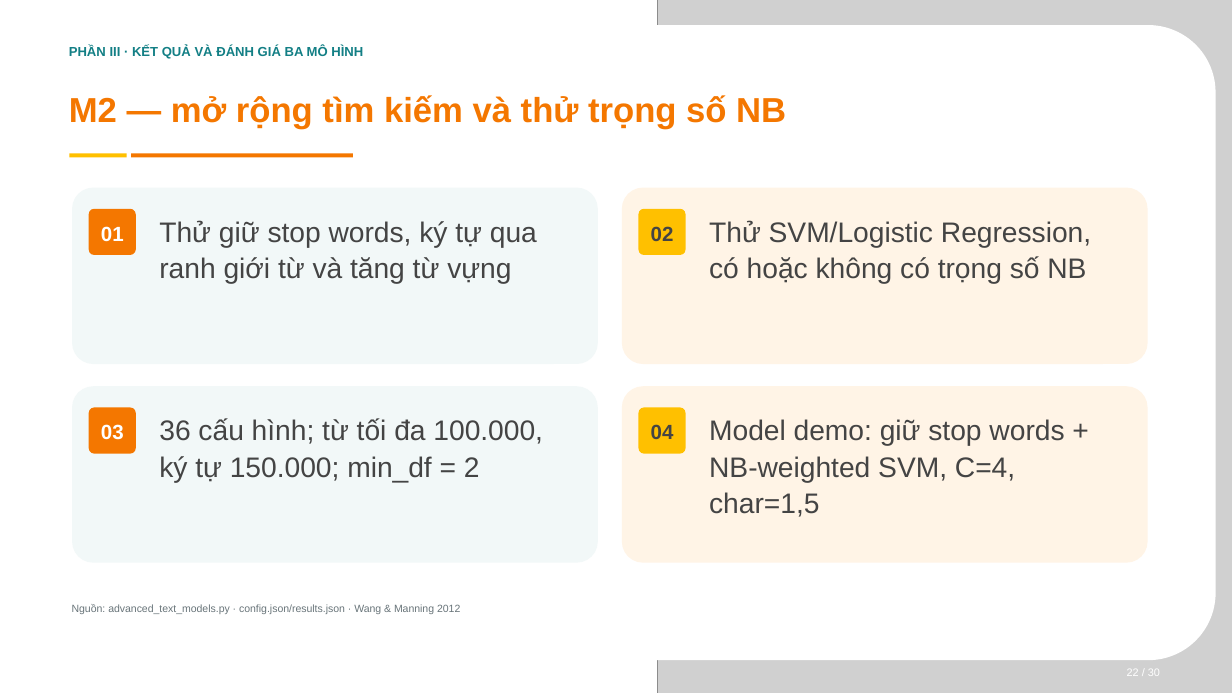
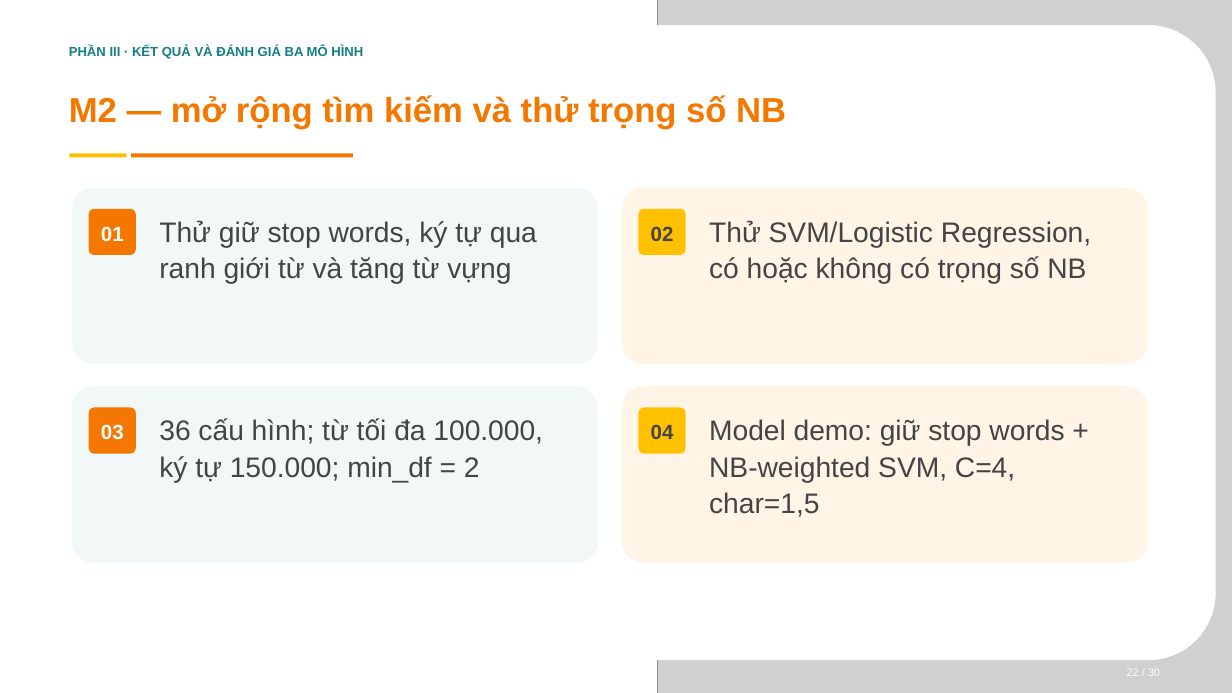
Before and after one commit to phat230/LAB_AT_BMHTTT, a slide deck: slide 13 of LAB6/BC_giau_ky_DT124/slide báo cáo/SLIDE_BAO_CAO_DT124.pptx (slide 22 before the commit). Drawn at 1232x693 pixels with LibreOffice and Linux fonts; fonts in the diff are those of the drawing; grey boxes stand for pictures; background and template pictures are left out. Boxes give left, top, right and bottom in pixels: in the first picture for what was removed or moved away, otherwise in the second. Text is boxed around its words. In the diff, an @@ line names an element or a change of style, - is before the commit and + after.

```diff
--- a/LAB6/BC_giau_ky_DT124/slide báo cáo/SLIDE_BAO_CAO_DT124.pptx
+++ b/LAB6/BC_giau_ky_DT124/slide báo cáo/SLIDE_BAO_CAO_DT124.pptx
@@ text removed at [72, 604, 460, 614] @@
-Nguồn: advanced_text_models.py · config.json/results.json · Wang & Manning 2012
```
Also in this commit, not shown: 18 other slides changed, 9 slides removed, 1 other file.
